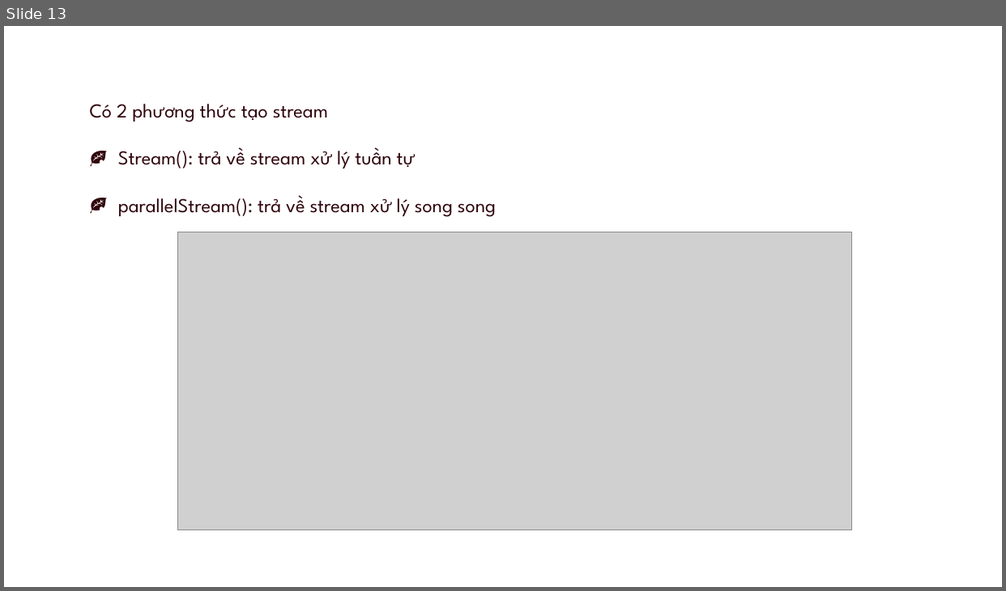
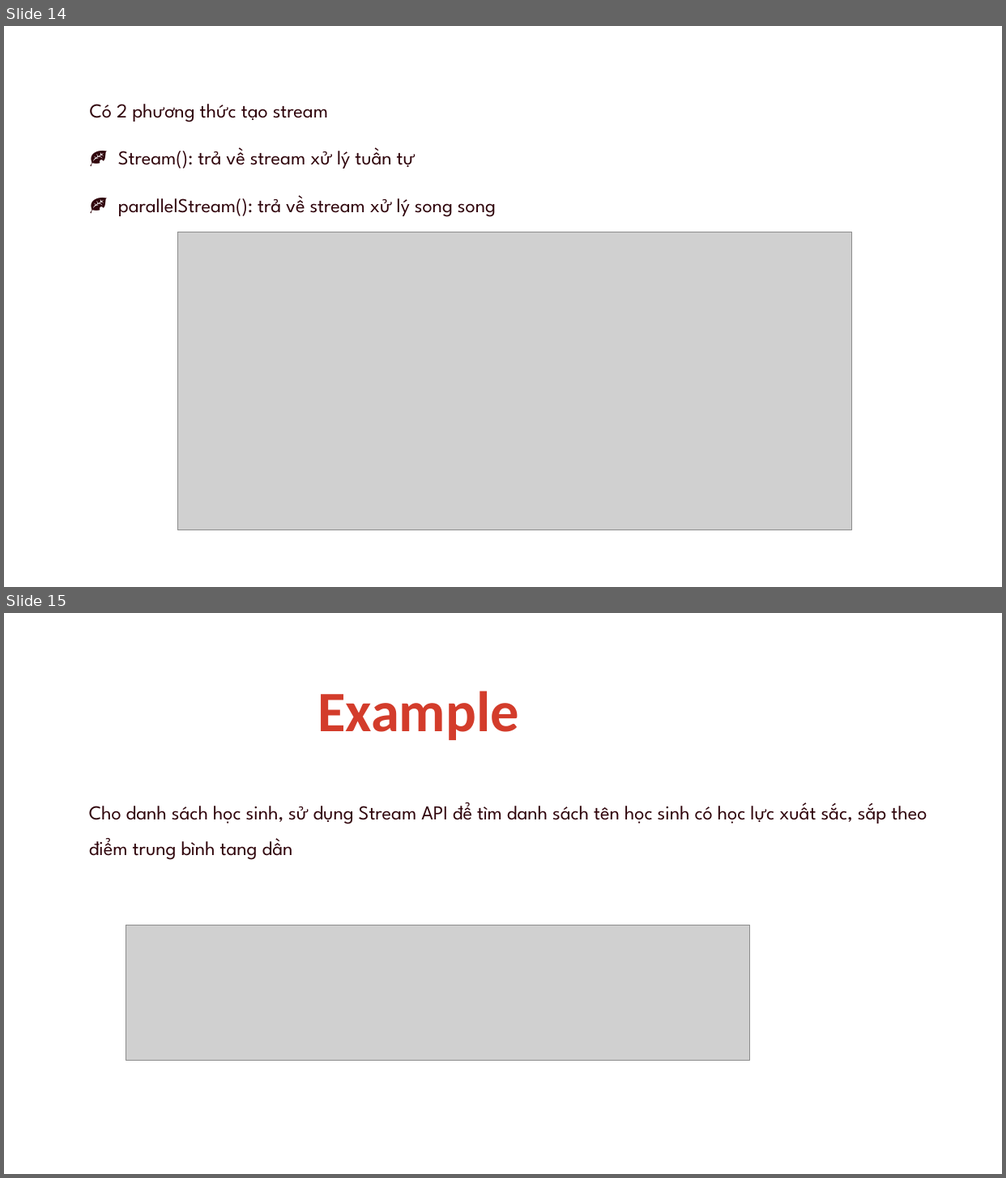
Before and after one commit to goodbyevinh/MyAppChat, a slide deck: Seminar/present.pptx. Shown one above the other, each under a label of ours: slide 13 before the commit, slides 14 and 15 after it. The pictures are 1006x591 and 1006x1178 pixels, drawn with LibreOffice and Linux fonts; fonts in the diff are those of the drawing; grey boxes stand for pictures. Boxes give left, top, right and bottom in pixels: in the first picture for what was removed or moved away, otherwise in the second. Text is boxed around its words. In the diff, an @@ line names an element or a change of style, - is before the commit and + after.

```diff
--- a/Seminar/present.pptx
+++ b/Seminar/present.pptx
@@ slide 15 added at <box>4,613,1002,1174</box>, background #FFFFFF @@
@@ text added at <box>317,691,518,740</box>, 55 pt, text #D33C2B, bold @@
+Example
@@ text added at <box>89,803,927,860</box>, 19 pt, text #30050C @@
+Cho danh sách học sinh, sử dụng Stream API để tìm danh sách tên học sinh có học lực xuất sắc, sắp theo điểm trung bình tang dần
@@ picture added at <box>126,925,750,1060</box> @@
@@ what was slide 13 is now slide 14 @@
```
Also in this commit, not shown: 7 slides changed, 12 other slides added, 3 slides removed, 11 other files.
